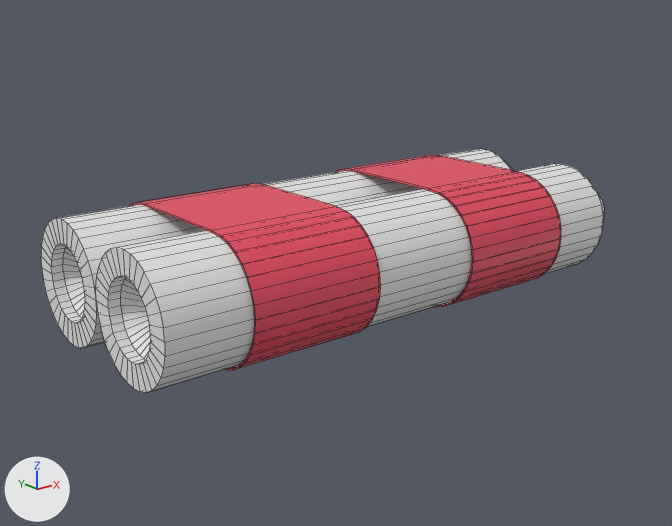
The Blender file Blender Models/UrsaMajor.blend, before and after one commit.
Both versions are drawn from a 50 mm camera at (-8.23, -7.88, 3.23) aimed at (-1.05, 1.09, -0.36). Lighting does not change. The marker at lower left points along +X, +Y and +Z. Mesh edges are drawn as thin lines.

The older version as bpy lines, for what is in view:
```python
ob_cylinder_001 = bpy.data.objects.new('Cylinder.001', me_cylinder_001)
ob_cylinder_001.location = (0.0, 1.44, 0.0)
ob_cylinder_001.rotation_euler = (0.0, 1.571, 0.0)  # degrees (0, 90, 0)
ob_cylinder_002 = bpy.data.objects.new('Cylinder.002', me_cylinder_002)
ob_cylinder_002.location = (0.0, 1.44, 0.0)
ob_cylinder_002.rotation_euler = (0.0, 1.571, 0.0)  # degrees (0, 90, 0)
ob_cylinder_003 = bpy.data.objects.new('Cylinder.003', me_cylinder_003)
ob_cylinder_003.location = (0.0, 1.438, 0.0)
ob_cylinder_003.rotation_euler = (0.0, 1.571, 0.0)  # degrees (0, 90, 0)
ob_cylinder_004 = bpy.data.objects.new('Cylinder.004', me_cylinder_004)
ob_cylinder_004.location = (0.0, 1.44, 0.0)
ob_cylinder_004.rotation_euler = (0.0, 1.571, 0.0)  # degrees (0, 90, 0)
```
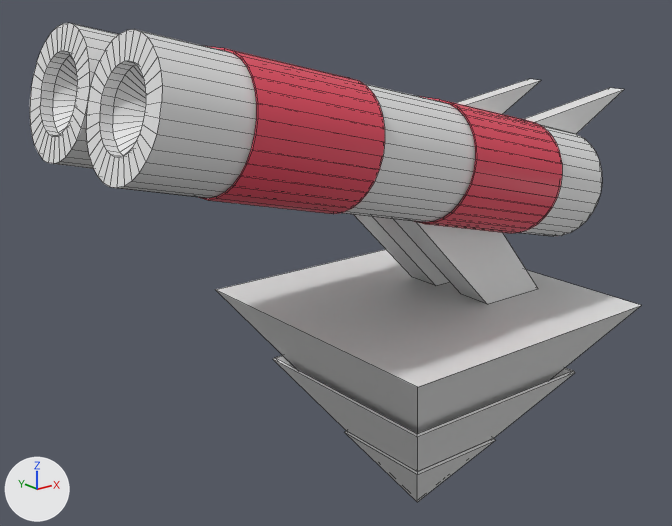
Commit message: Changed UrsaMajor

The change, as a diff of the scene's bpy script:
```diff
--- a/Blender Models/UrsaMajor.blend.py
+++ b/Blender Models/UrsaMajor.blend.py
@@ me_cylinder_003 @@
 # used by ob_cylinder_003; location = (0.0, 1.438, 0.0); rotation_euler = (0.0, 1.571, 0.0), in degrees (0, 90, 0)
-me_cylinder_003.from_pydata(...)  # 136 vertices, 136 faces; spans x -0.74..0.73, y -2.21..0.76, z -0.5..1.12
+me_cylinder_003.from_pydata(...)  # 272 vertices, 272 faces; spans x -0.74..0.73, y -1.49..1.48, z -1.78..2.87
+# me_cylinder_003 part 1: 136 vertices removed from x -0.74..0.73, y -2.21..0.76, z -0.5..1.12; 272 vertices added at x -0.74..0.73, y -1.49..1.48, z -1.78..2.87
 me_cylinder_003.materials.append(mat_levelcolor)
@@ me_cube_006 @@
+me_cube_006.from_pydata([(-0.192, -0.192, -0.384), (0.192, -0.192, -0.384), (0.192, 0.192, -0.384), (-0.192, 0.192, -0.384), (0.0, 0.0, -0.669), (-0.197, -0.197, -0.391), (0.197, -0.197, -0.391), (0.197, 0.197, -0.391), (-0.197, 0.197, -0.391)], [], [(6, 4, 7), (5, 4, 6), (5, 8, 4), (7, 4, 8), (2, 1, 6, 7), (1, 0, 5, 6), (0, 3, 8, 5), (3, 2, 7, 8)])
+me_cube_006.materials.append(mat_bottom)  # white #e7e7e7
@@ me_cube_004 @@
+me_cube_004.from_pydata([(0.0, 0.0, -0.659), (-0.575, -0.575, 0.165), (-0.575, 0.575, 0.165), (0.575, -0.575, 0.165), (0.575, 0.575, 0.165)], [], [(0, 1, 2), (0, 2, 4), (0, 4, 3), (0, 3, 1), (4, 2, 1, 3)])
+me_cube_004.materials.append(mat_top)  # white #e7e7e7
@@ ob_cylinder_001 @@
-ob_cylinder_001 = bpy.data.objects.new('Cylinder.001', me_cylinder_001)
@@ ob_cylinder_002 @@
-ob_cylinder_002 = bpy.data.objects.new('Cylinder.002', me_cylinder_002)
@@ ob_cylinder_003 @@
 ob_cylinder_003 = bpy.data.objects.new('Cylinder.003', me_cylinder_003)
-ob_cylinder_003.location = (0.0, 1.438, 0.0)
-ob_cylinder_003.rotation_euler = (0.0, 1.571, 0.0)  # degrees (0, 90, 0)
+ob_cylinder_003.parent = ob_cannon
+ob_cylinder_003.location = (0.0, 0.0, 0.0)
@@ ob_cylinder_004 @@
-ob_cylinder_004 = bpy.data.objects.new('Cylinder.004', me_cylinder_004)
@@ ob_cannon @@
+ob_cannon = bpy.data.objects.new('Cannon', me_cylinder_005)  # 384 vertices, 324 faces; spans x -0.72..0.72, y -1.44..1.44, z -2.75..4.36; in mat_cannon (white #e7e7e7)
+ob_cannon.location = (-1.75, 0.72, 1.38)
+ob_cannon.rotation_euler = (0.0, 1.814, 0.0)  # degrees (0, 104, 0)
@@ ob_pyramidc @@
+ob_pyramidc = bpy.data.objects.new('PyramidC', me_cube_006)
+ob_pyramidc.parent = ob_cannon
+ob_pyramidc.location = (2.399, -0.0105, 2.568)
+ob_pyramidc.rotation_euler = (0.0, -1.814, 0.0)  # degrees (0, -104, 0)
+ob_pyramidc.scale = (3.86, 3.86, 3.86)
@@ ob_pyramidb @@
+ob_pyramidb = bpy.data.objects.new('PyramidB', me_cube_005)  # 21 vertices, 20 faces; spans x -0.383..0.383, y -0.383..0.383, z -0.659..-0.103; in mat_middle (white #e7e7e7)
+ob_pyramidb.parent = ob_cannon
+ob_pyramidb.location = (2.399, -0.0105, 2.568)
+ob_pyramidb.rotation_euler = (0.0, -1.814, 0.0)  # degrees (0, -104, 0)
+ob_pyramidb.scale = (3.86, 3.86, 3.86)
@@ ob_pyramida @@
+ob_pyramida = bpy.data.objects.new('PyramidA', me_cube_004)
+ob_pyramida.parent = ob_cannon
+ob_pyramida.location = (2.399, -0.0105, 2.568)
+ob_pyramida.rotation_euler = (0.0, -1.814, 0.0)  # degrees (0, -104, 0)
+ob_pyramida.scale = (3.54, 3.54, 3.54)
@@ ob_wings @@
+ob_wings = bpy.data.objects.new('Wings', me_cube_001)  # 12 vertices, 10 faces; spans x -0.91..0.88, y -0.85..0.85, z -0.25..0.49; in mat_wings (white #e7e7e7)
+ob_wings.parent = ob_cannon
+ob_wings.location = (-0.959, 0.00284, 3.78)
+ob_wings.rotation_euler = (0.0, -1.569, 0.0)  # degrees (0, -90, 0)
@@ ob_legs @@
+ob_legs = bpy.data.objects.new('Legs', me_cube)  # 16 vertices, 12 faces; spans x -1.32..1.07, y -0.73..0.73, z -0.59..0.77; in mat_legs (white #e7e7e7)
+ob_legs.parent = ob_cannon
+ob_legs.location = (1.164, -0.000834, 2.733)
+ob_legs.rotation_euler = (0.0, -1.814, 0.0)  # degrees (0, -104, 0)
```

Where the change shows, as pixel boxes (x1, y1, x2, y2) in the pictures (672 x 526 px):
'Cannon', added: after (30, 23, 602, 236)
'PyramidA', added: after (216, 249, 641, 434)
'Cylinder.003', reshaped, moved, turned: before (336, 155, 561, 307); after (199, 46, 562, 234)
'Cylinder.002', deleted: before (96, 164, 604, 392)
'Cylinder.004', deleted: before (130, 183, 381, 370)
'Cylinder.001', deleted: before (41, 149, 512, 348)
'Legs', added: after (353, 214, 537, 304)
'PyramidB', added: after (273, 355, 575, 472)
'Wings', added: after (457, 79, 624, 134)
'PyramidC', added: after (345, 431, 495, 502)
